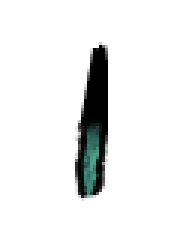
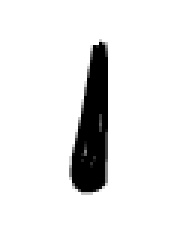
Before/after of a w=180, h=240 layered artwork. What changed in the layer stack:
removed layer "Modify" over [72, 42, 108, 201]
showed "Layer", painted on it over [69, 39, 108, 198]
